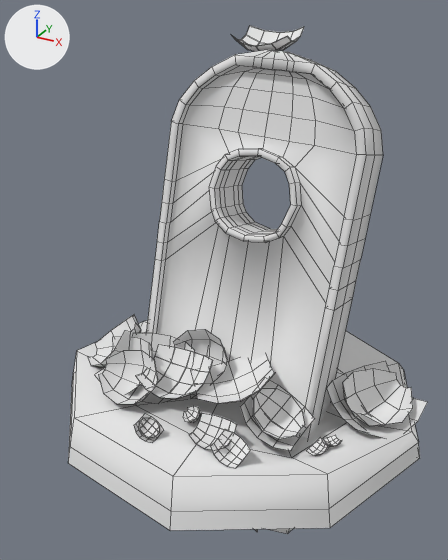
What one commit did to the OBJ model reverDeVoler/Assets/props2/clement.obj.
Rendered twice from a 50 mm camera at (32.1, -30.1, 36.0) aimed at (16.1, -1.1, 21.5). The axes (+X, +Y, +Z) are drawn at upper left. The lights are the same throughout. Mesh edges are drawn as thin lines. Where no turn or scale is listed for an object, it has been applied to the vertices.

Objects in the first picture: 'clement'.
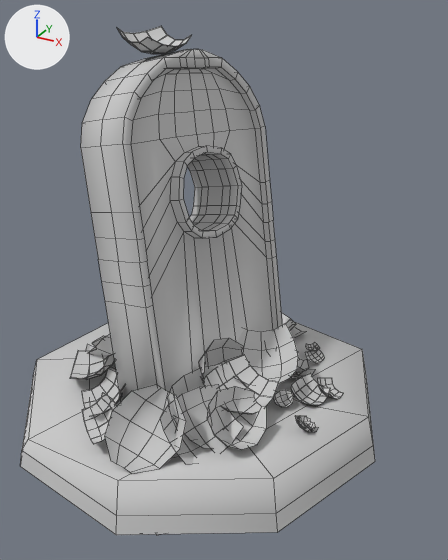
Commit message: replace clement.obj

The change, as a list of edits to the scene's bpy script:
```text
Change mat_04___default:
    mat_04___default.base_color: (0.8, 0.8, 0.8) -> (0.588, 0.588, 0.588)  # white #e7e7e7 -> light grey #cacaca
Change mat_09___default:
    mat_09___default.base_color: (0.8, 0.8, 0.8) -> (0.588, 0.588, 0.588)  # white #e7e7e7 -> light grey #cacaca
Change mat_08___default:
    mat_08___default.base_color: (0.8, 0.8, 0.8) -> (0.588, 0.588, 0.588)  # white #e7e7e7 -> light grey #cacaca
Change mat_01___default:
    mat_01___default.base_color: (0.8, 0.8, 0.8) -> (0.588, 0.588, 0.588)  # white #e7e7e7 -> light grey #cacaca
Change mat_02___default:
    mat_02___default.base_color: (0.8, 0.8, 0.8) -> (0.588, 0.588, 0.588)  # white #e7e7e7 -> light grey #cacaca
Change me_clement:
    where me_clement.from_pydata(...)  # 1359 vertices, 1078 faces; spans x 7.0..28.4, y -12.0..9.7, z 3.5..35.1
    used by ob_clement; location = (0.0, 0.0, 0.0)
    me_clement part 1: the whole mesh is turned 80 degrees about the z axis through its middle, then moved by (-2.3, -1.1, 0.0)
```

Location of each change, (x1, y1, x2, y2) in pixels of the pictures (448 x 560 px):
'clement', recoloured, mesh turned (white to grey): before (68, 26, 427, 534); after (20, 26, 375, 535)
